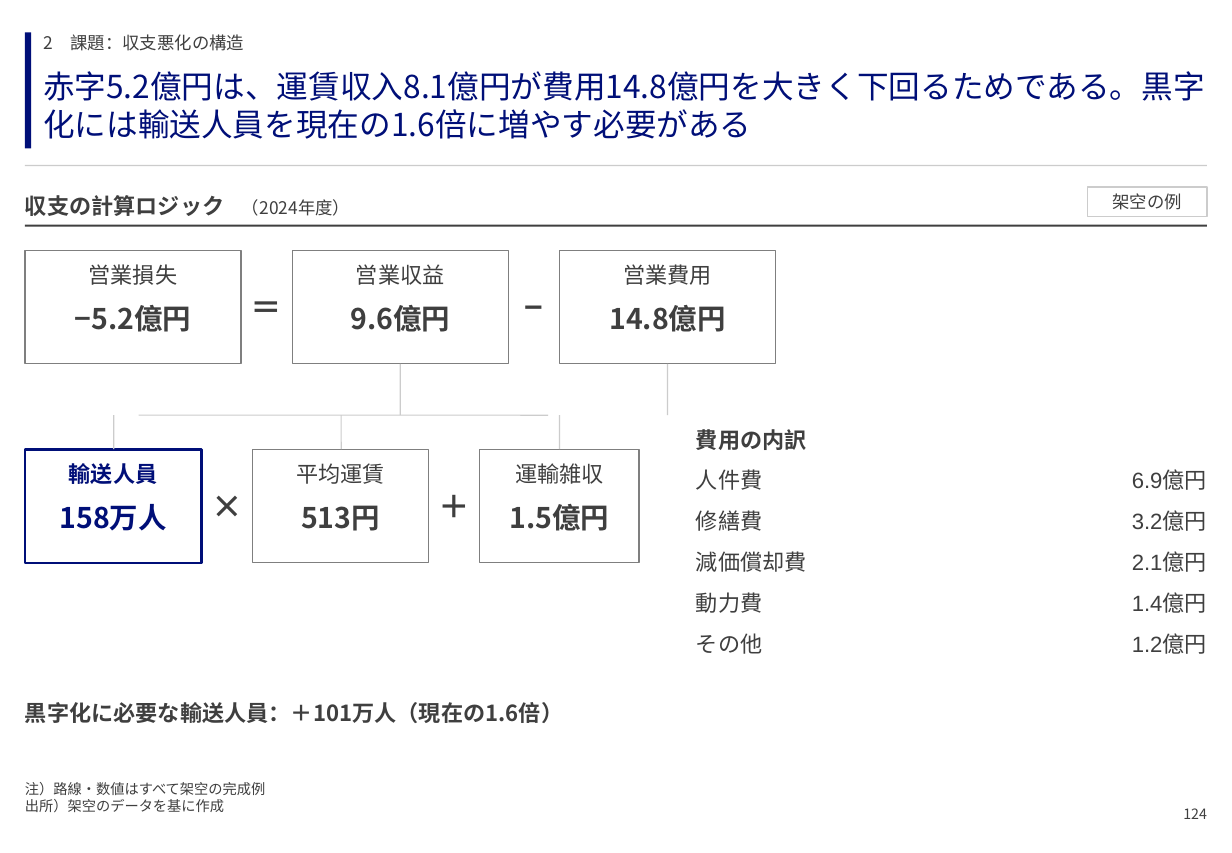
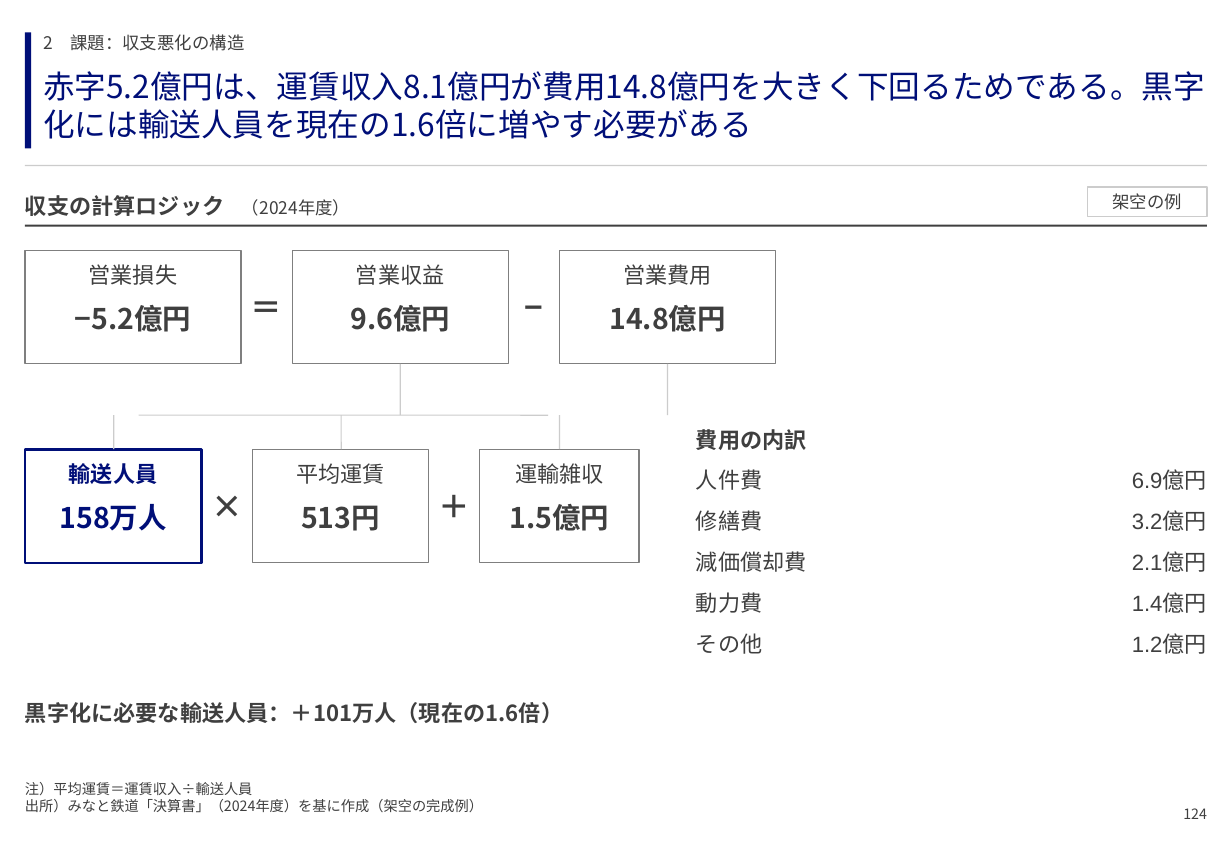
Before and after one commit to GontaHH/slide_builder, a slide deck: slide 126 of patterns/pattern-deck.pptx. Drawn at 1232x853 pixels with LibreOffice and Linux fonts; fonts in the diff are those of the drawing. Boxes give left, top, right and bottom in pixels: in the first picture for what was removed or moved away, otherwise in the second. Text is boxed around its words. In the diff, an @@ line names an element or a change of style, - is before the commit and + after.

```diff
--- a/patterns/pattern-deck.pptx
+++ b/patterns/pattern-deck.pptx
@@ text at box(25, 782, 483, 813): text changed @@
-注）路線・数値はすべて架空の完成例
-出所）架空のデータを基に作成
+注）平均運賃＝運賃収入÷輸送人員
+出所）みなと鉄道「決算書」（2024年度）を基に作成（架空の完成例）
```
Also in this commit, not shown: 15 other slides changed, 1 other file.
